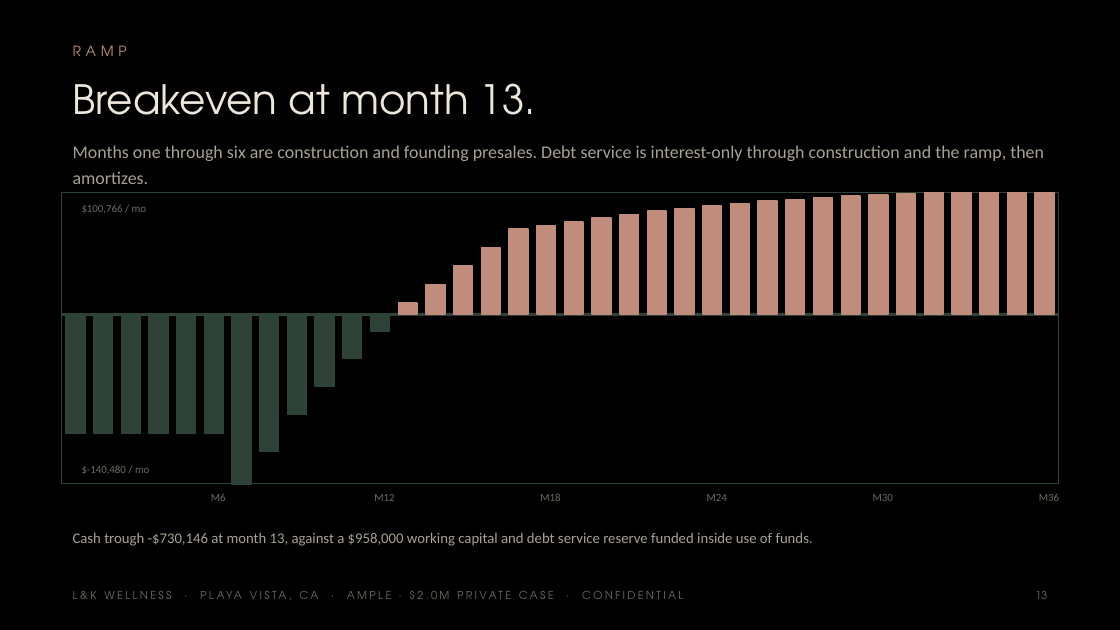
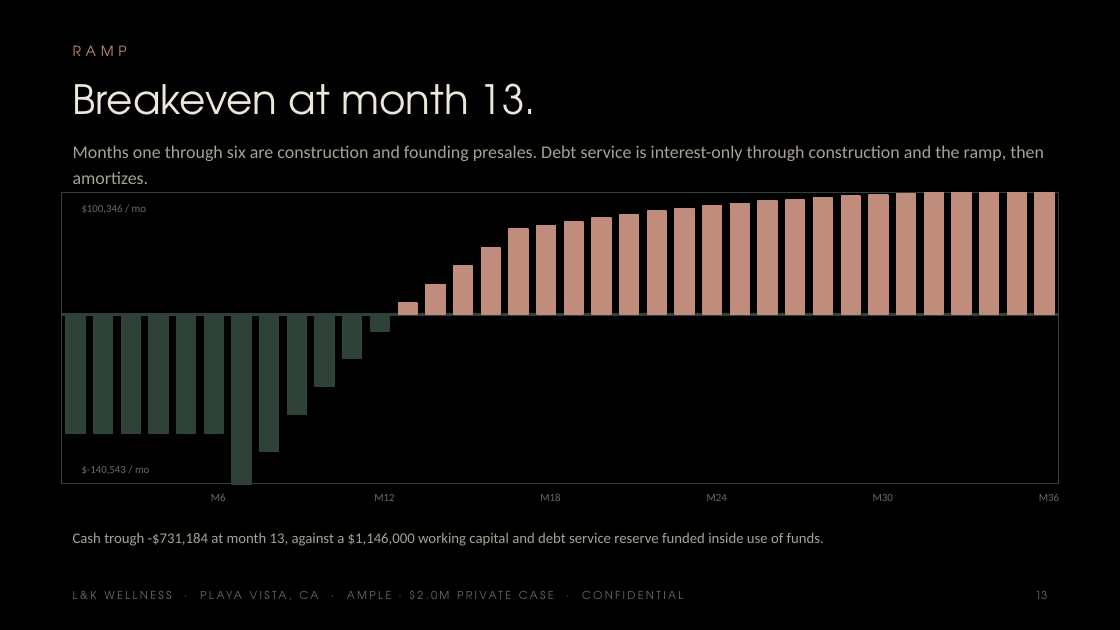
Before and after one commit to apexalpha811/2mil_ample, a slide deck: slide 13 of 2.0mil_ample.pptx. Drawn at 1120x630 pixels with LibreOffice and Linux fonts; fonts in the diff are those of the drawing. Boxes give left, top, right and bottom in pixels: in the first picture for what was removed or moved away, otherwise in the second. Text is boxed around its words. In the diff, an @@ line names an element or a change of style, - is before the commit and + after.

```diff
--- a/2.0mil_ample.pptx
+++ b/2.0mil_ample.pptx
@@ text at [82, 205, 146, 213]: text changed @@
-$100,766 / mo
+$100,346 / mo
@@ text at [82, 466, 149, 474]: text changed @@
-$-140,480 / mo
+$-140,543 / mo
@@ text at [73, 532, 824, 546]: text changed @@
-Cash trough -$730,146 at month 13, against a $958,000 working capital and debt service reserve funded inside use of funds.
+Cash trough -$731,184 at month 13, against a $1,146,000 working capital and debt service reserve funded inside use of funds.
```
Also in this commit, not shown: 8 other slides changed, 5 other files.
